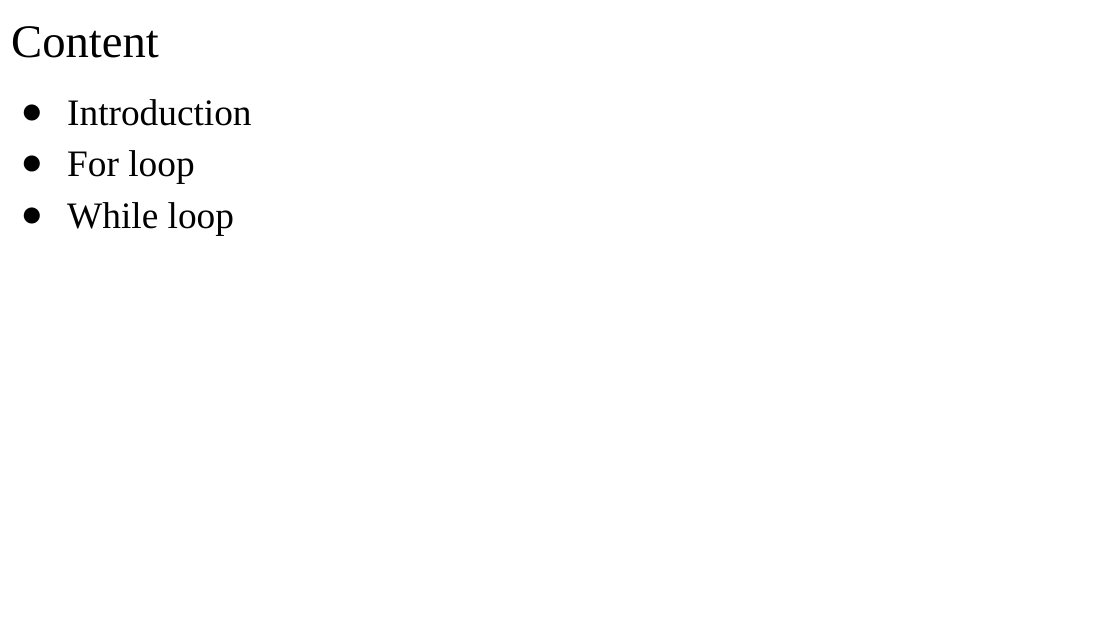
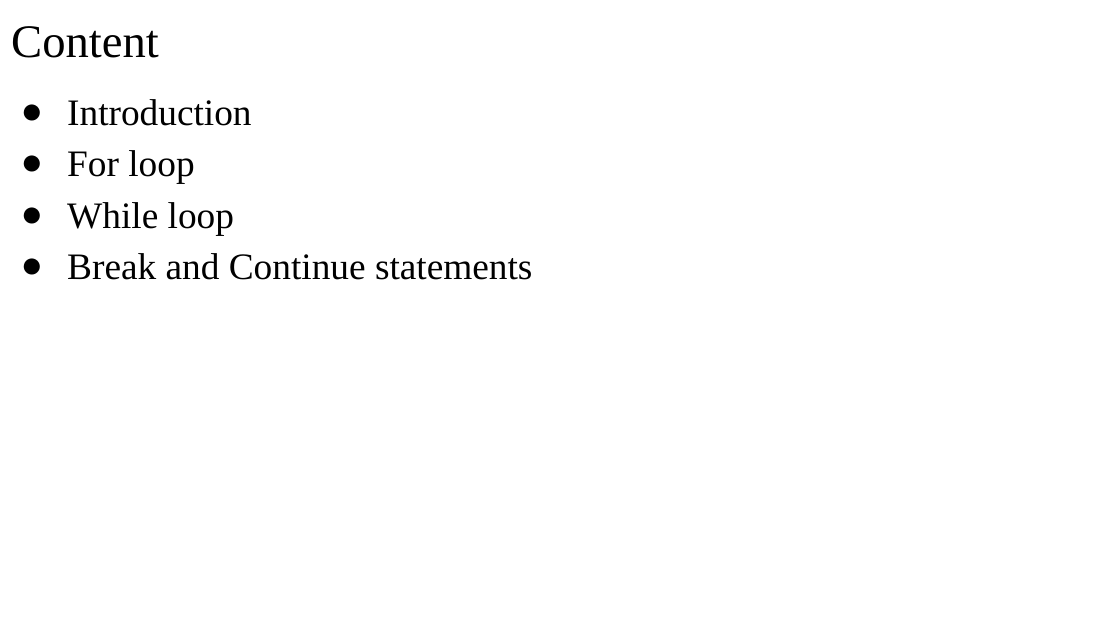
Before and after one commit to manglayev/nu-courses-material, a slide deck: slide 2 of CSCI-111/week-9/week-9-lecture/week-9-lecture.pptx. Drawn at 1120x630 pixels with LibreOffice and Linux fonts; fonts in the diff are those of the drawing. Boxes give left, top, right and bottom in pixels: in the first picture for what was removed or moved away, otherwise in the second. Text is boxed around its words. In the diff, an @@ line names an element or a change of style, - is before the commit and + after.

```diff
--- a/CSCI-111/week-9/week-9-lecture/week-9-lecture.pptx
+++ b/CSCI-111/week-9/week-9-lecture/week-9-lecture.pptx
@@ text at (67, 253, 532, 280): paragraph added @@
+● Break and Continue statements
```
Also in this commit, not shown: 10 other slides changed, 4 slides added, 3 other files.
